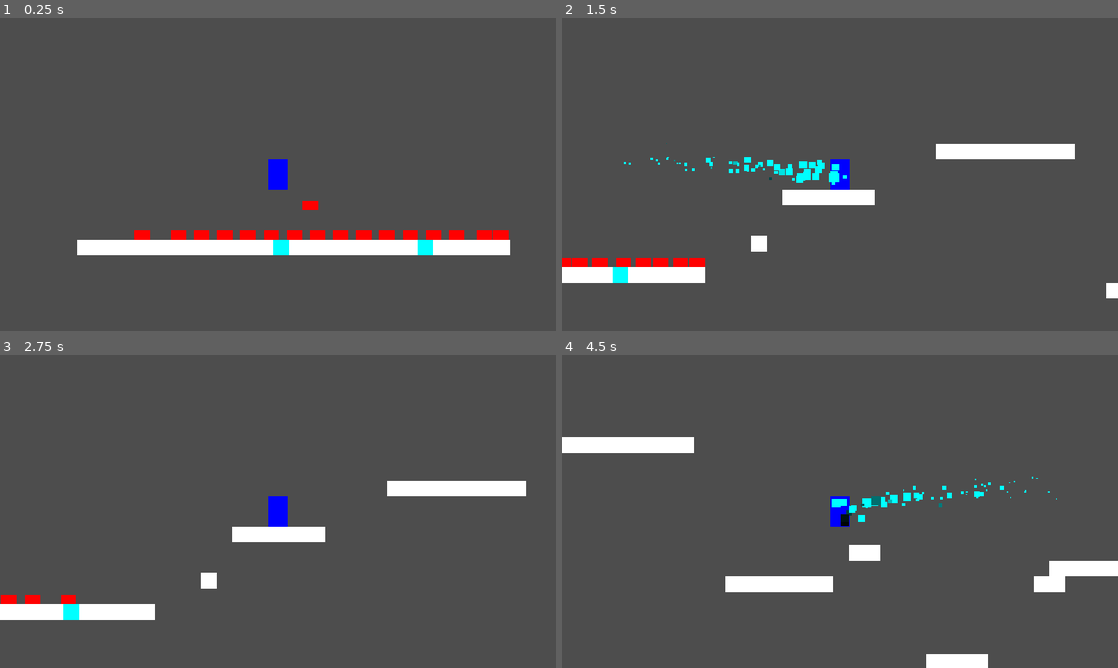
Above: before the commit, frames 1-4 (two rows, left to right).
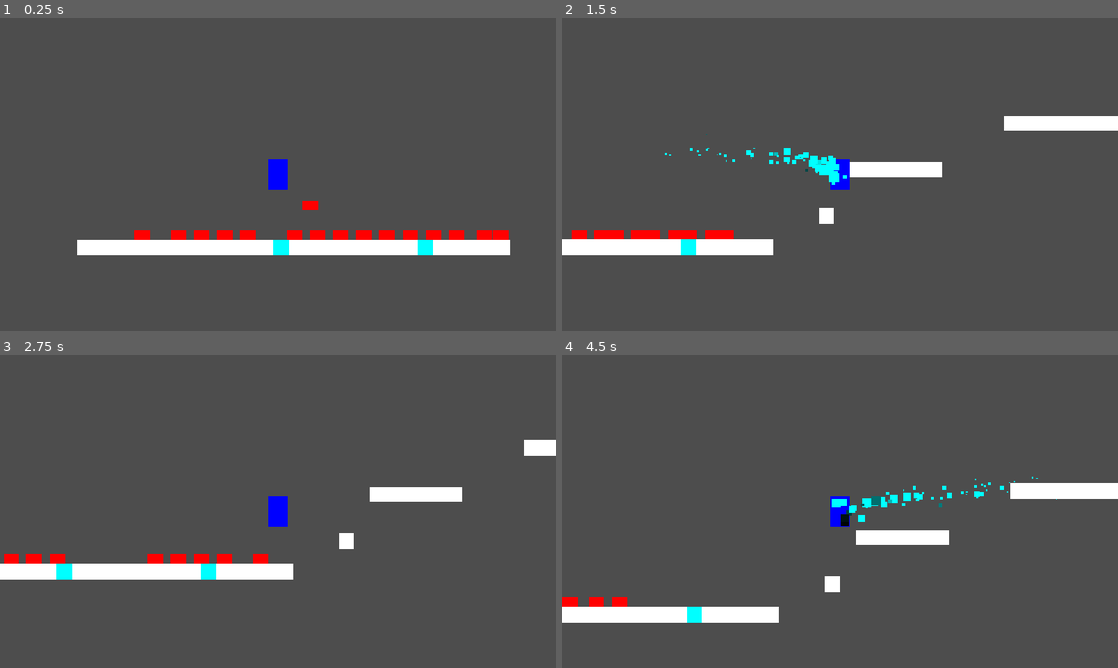
Above: after the commit, the same moments.

Repository: plusequalsminus/metroidvania
Game: Godot game, scene res://starting_room.tscn
Same seed, same stepped clock (60 frames per second), same inputs: the game is played once before the commit and once after it.
Inputs:
- Up to frame 1 (0.25 s): no input
- Up to frame 2 (1.5 s): hold D (right) from 0.53 s (still down); tap Space (attack) at 0.6 s; tap W (up) at 0.77 s; tap Shift (dash) at 1.35 s
- Up to frame 3 (2.75 s): tap W (up) at 1.52 s; release D (right) at 2.03 s; hold A (left) from 2.03 s (still down); tap Space (attack) at 2.1 s
- Up to frame 4 (4.5 s): release A (left) at 2.78 s; hold D (right) 2.78-4.28 s; tap Shift (dash) at 2.85, 4.35 s; tap W (up) at 3.02, 3.77 s; tap Space (attack) at 3.6 s; hold A (left) from 4.28 s (still down)

The runs differ from the first frame. In frame 1, less than 0.1% of the frame differs, in the area x 47-51%, y 67-71%; in frame 2, 9.3%, in the area x 0-100%, y 31-90%; in frame 3, 7.6%; in frame 4, 7.9%.

Commit message:
Test Commit
Deleted Crawler

Diff:
--- a/starting_room.tscn
+++ b/starting_room.tscn
@@ -52,10 +52,6 @@
 position = Vector2(-56, 88)
 metadata/_scene_painted = true
 
-[node name="Crawler6" parent="." unique_id=885038740 instance=ExtResource("3_mlujb")]
-position = Vector2(-32, 88)
-metadata/_scene_painted = true
-
 [node name="Crawler7" parent="." unique_id=1103792550 instance=ExtResource("3_mlujb")]
 position = Vector2(-8, 88)
 metadata/_scene_painted = true
